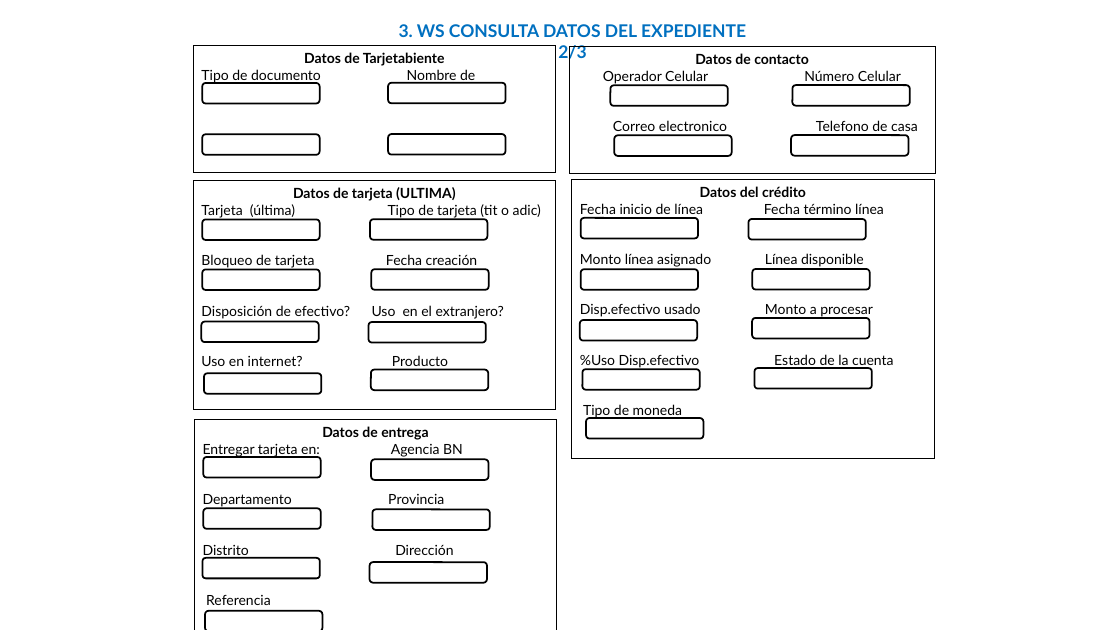
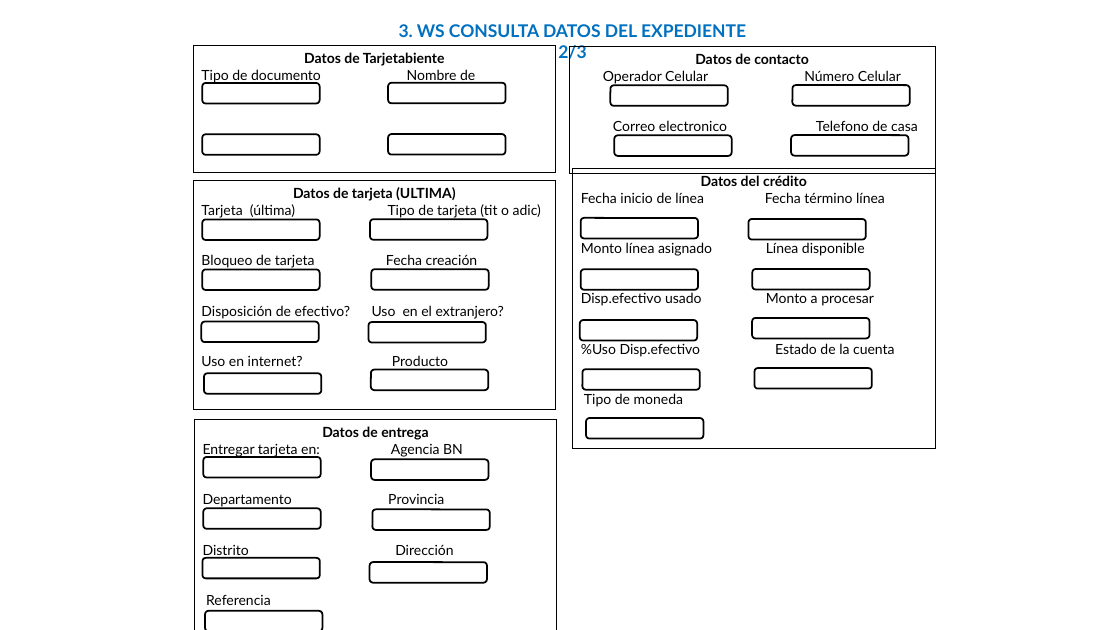
Before and after one commit to Miguel-Sanchez241001/SATE_OPE, a slide deck: slide 5 of Web service Tarjeta Tesoro.pptx. Drawn at 1120x630 pixels with LibreOffice and Linux fonts; fonts in the diff are those of the drawing. Boxes give left, top, right and bottom in pixels: in the first picture for what was removed or moved away, otherwise in the second. Text is boxed around its words. In the diff, an @@ line names an element or a change of style, - is before the commit and + after.

```diff
--- a/Web service Tarjeta Tesoro.pptx
+++ b/Web service Tarjeta Tesoro.pptx
@@ rectangle "Datos del crédito": place and size @@
-rectangle "Datos del crédito" at <box>572,179,935,459</box>
+rectangle "Datos del crédito" at <box>573,168,936,448</box>
```
Also in this commit, not shown: 1 other slide changed, 34 other files.
